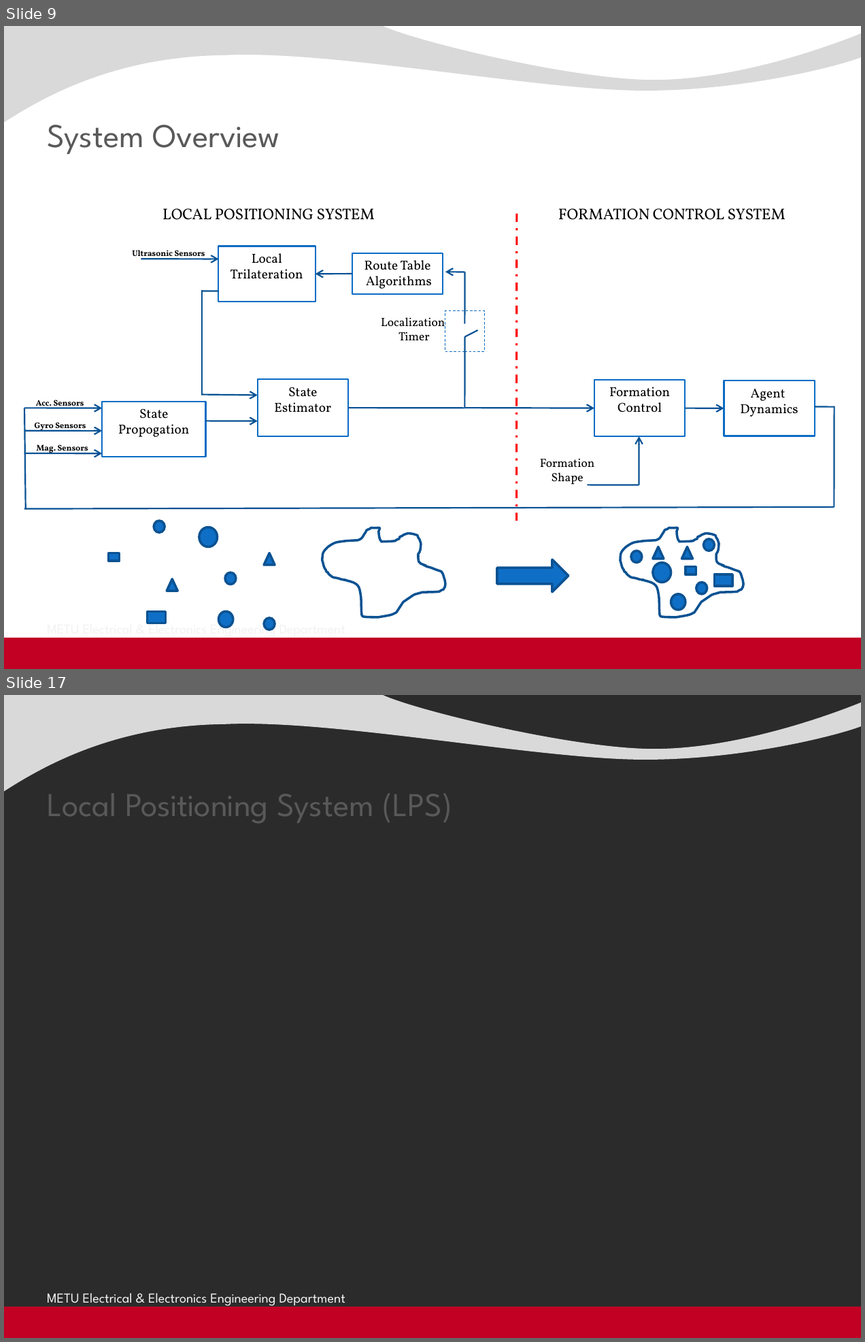
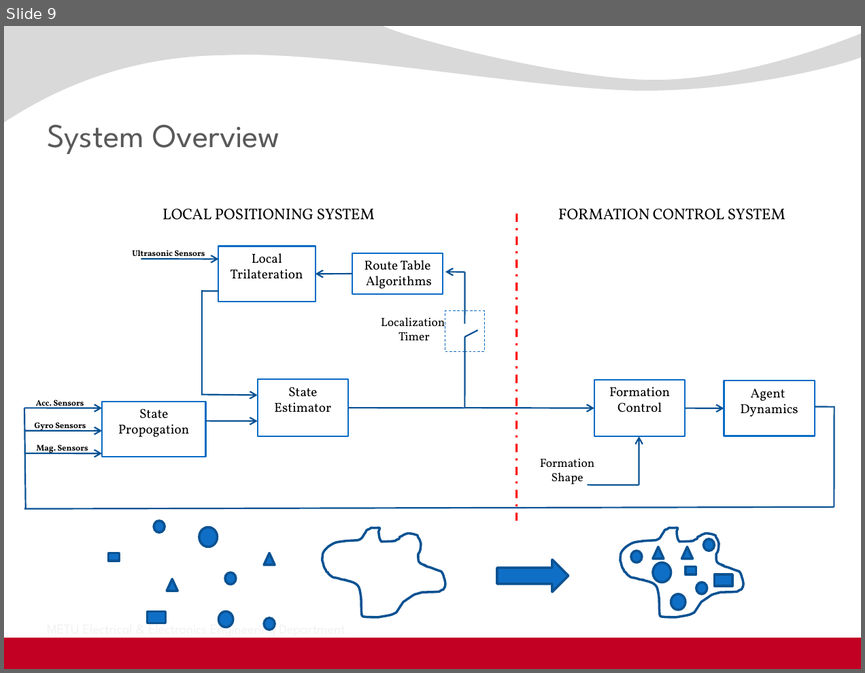
Before and after one commit to kadir4172/formation_control, a slide deck: juri_sunum.pptx. Shown one above the other, each under a label of ours: slides 9 and 17 before the commit, slide 9 after it; the slides between them are not shown. The pictures are 865x1342 and 865x673 pixels, drawn with LibreOffice and Linux fonts; fonts in the diff are those of the drawing; background and template pictures are left out; a plain dark background stands for a picture behind light text. Boxes give left, top, right and bottom in pixels: in the first picture for what was removed or moved away, otherwise in the second. Text is boxed around its words. In the diff, an @@ line names an element or a change of style, - is before the commit and + after.

```diff
--- a/juri_sunum.pptx
+++ b/juri_sunum.pptx
@@ slide 17 removed at bbox=[4, 695, 861, 1338], background picture (left out); not listed: 2 template elements that a slide beside it also shows @@
@@ title removed at bbox=[47, 793, 452, 823] @@
-Local Positioning System (LPS)
@@ text removed at bbox=[47, 1293, 345, 1306] @@
-METU Electrical & Electronics Engineering Department
```
Also in this commit, not shown: 7 slides changed, 1 slide added, 1 other slide removed.
